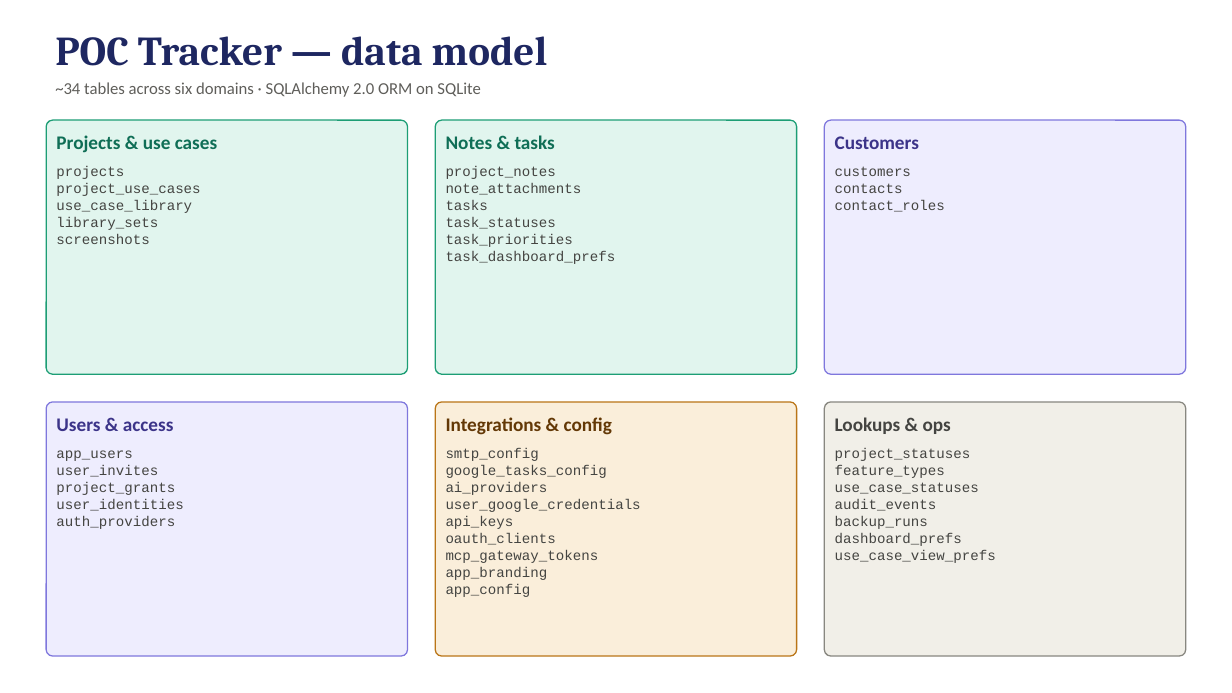
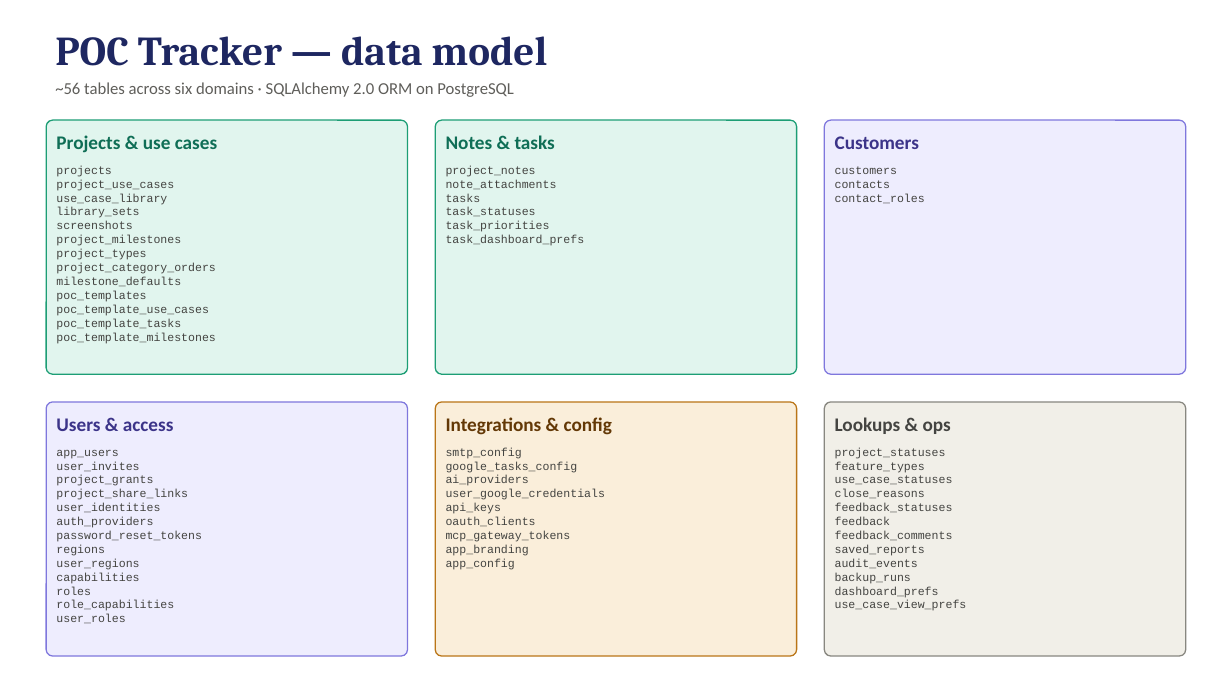
Before and after one commit to tmanmidwest/POC-Tracker, a slide deck: slide 2 of docs/poc-tracker-architecture.pptx. Drawn at 1232x693 pixels with LibreOffice and Linux fonts; fonts in the diff are those of the drawing. Boxes give left, top, right and bottom in pixels: in the first picture for what was removed or moved away, otherwise in the second. Text is boxed around its words. In the diff, an @@ line names an element or a change of style, - is before the commit and + after.

```diff
--- a/docs/poc-tracker-architecture.pptx
+++ b/docs/poc-tracker-architecture.pptx
@@ text at (55, 82, 514, 97): text changed @@
-~34 tables across six domains · SQLAlchemy 2.0 ORM on SQLite
+~56 tables across six domains · SQLAlchemy 2.0 ORM on PostgreSQL
@@ text at (56, 166, 174, 229): size 11 to 9 pt in "projects", "project_use_cases", "use_case_library", "library_sets" and 1 more places @@
@@ text at (446, 166, 585, 245): size 11 to 9 pt in "project_notes", "note_attachments", "tasks", "task_statuses" and 2 more places @@
@@ text at (835, 166, 925, 204): size 11 to 9 pt in "customers", "contacts", "contact_roles" @@
@@ text at (56, 235, 216, 344): paragraphs added @@
+project_milestones
+project_types
+project_category_orders
+milestone_defaults
+poc_templates
+poc_template_use_cases
+poc_template_tasks
+poc_template_milestones
@@ text at (446, 447, 606, 570): size 11 to 9 pt in "smtp_config", "google_tasks_config", "ai_providers", "user_google_credentials" and 5 more places @@
@@ text at (835, 447, 967, 610): size 11 to 9 pt in "project_statuses", "feature_types", "use_case_statuses", "audit_events" and 3 more places @@
@@ text at (56, 450, 160, 528): size 11 to 9 pt in "app_users", "user_invites", "project_grants", "user_identities" and 1 more places @@
@@ text at (56, 489, 188, 500): paragraph added @@
+project_share_links
@@ text at (835, 489, 953, 556): paragraphs added @@
+close_reasons
+feedback_statuses
+feedback
+feedback_comments
+saved_reports
@@ text at (56, 531, 202, 624): paragraphs added @@
+password_reset_tokens
+regions
+user_regions
+capabilities
+roles
+role_capabilities
+user_roles
```
Also in this commit, not shown: 1 other slide changed.
